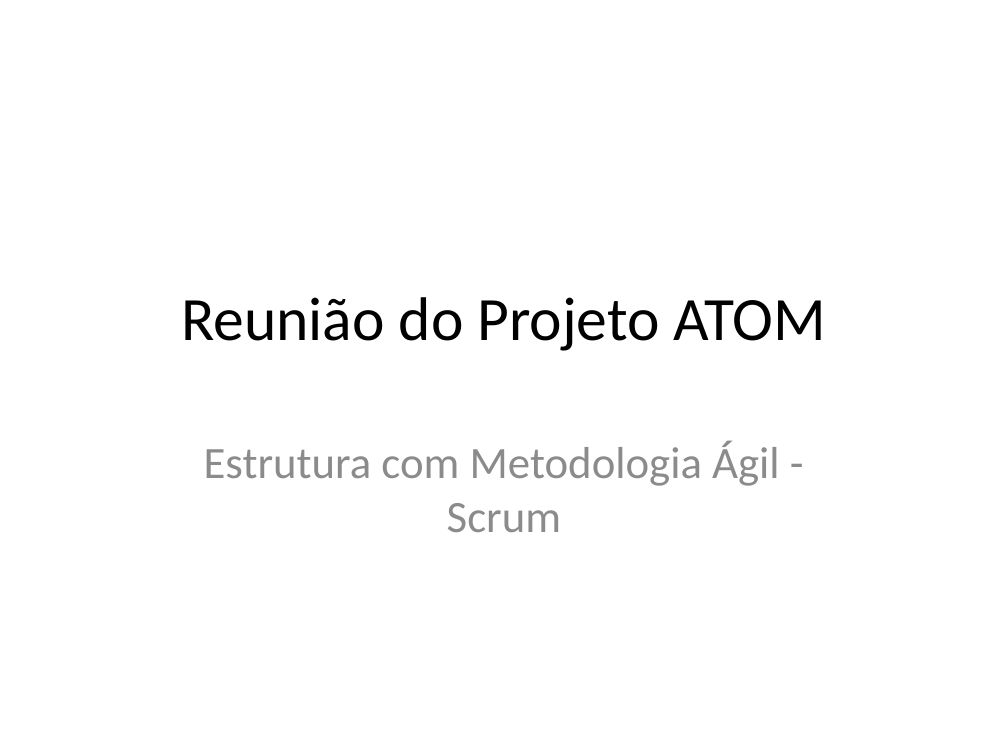
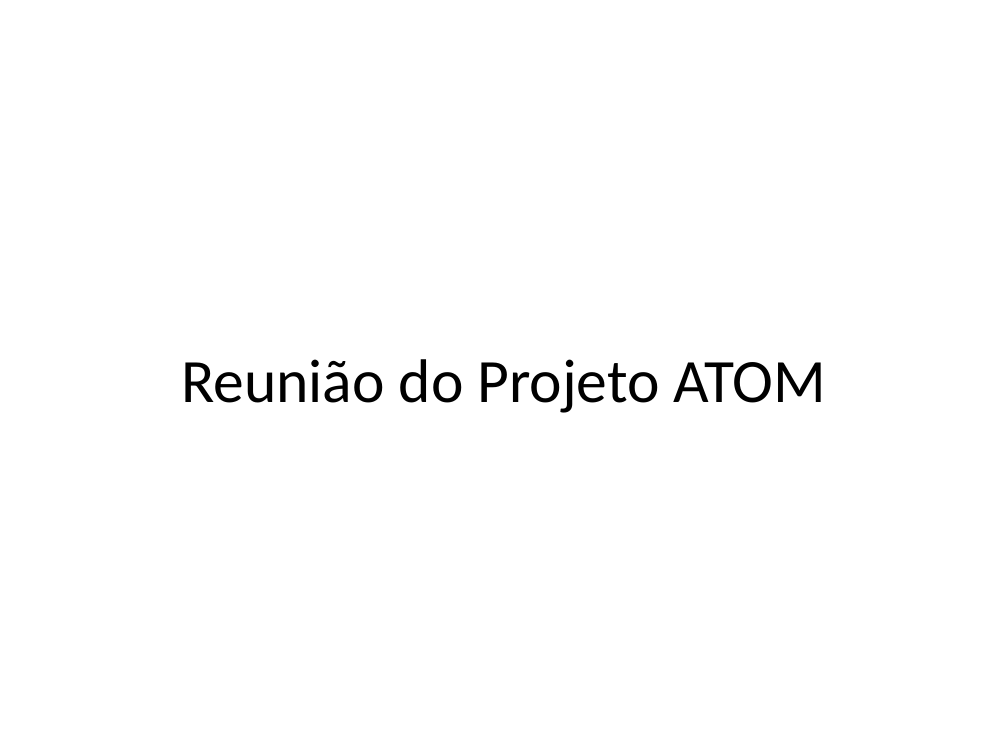
Before and after one commit to ATOM-Arm/docs, a slide deck: slide 1 of meetings/6th_Weekly copy/Roteiro_Reuniao_Projeto_ATOM_Agil.pptx. Drawn at 1008x756 pixels with LibreOffice and Linux fonts; fonts in the diff are those of the drawing. Boxes give left, top, right and bottom in pixels: in the first picture for what was removed or moved away, otherwise in the second. Text is boxed around its words. In the diff, an @@ line names an element or a change of style, - is before the commit and + after.

```diff
--- a/meetings/6th_Weekly copy/Roteiro_Reuniao_Projeto_ATOM_Agil.pptx
+++ b/meetings/6th_Weekly copy/Roteiro_Reuniao_Projeto_ATOM_Agil.pptx
@@ title "Reunião do Projeto ATOM": place and size @@
-title "Reunião do Projeto ATOM" at [181, 297, 827, 351]
+title "Reunião do Projeto ATOM" at [181, 359, 827, 413]
@@ subtitle removed at [204, 441, 779, 532] @@
-Estrutura com Metodologia Ágil - Scrum
```
Also in this commit, not shown: 2 other slides changed, 4 slides added, 4 slides removed.
